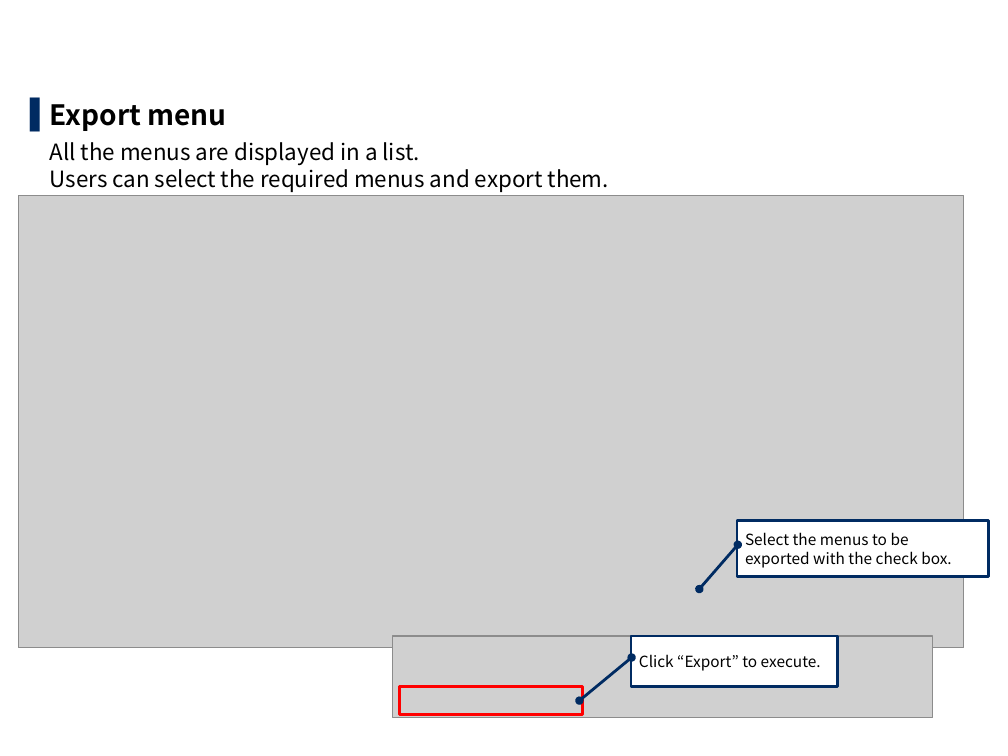
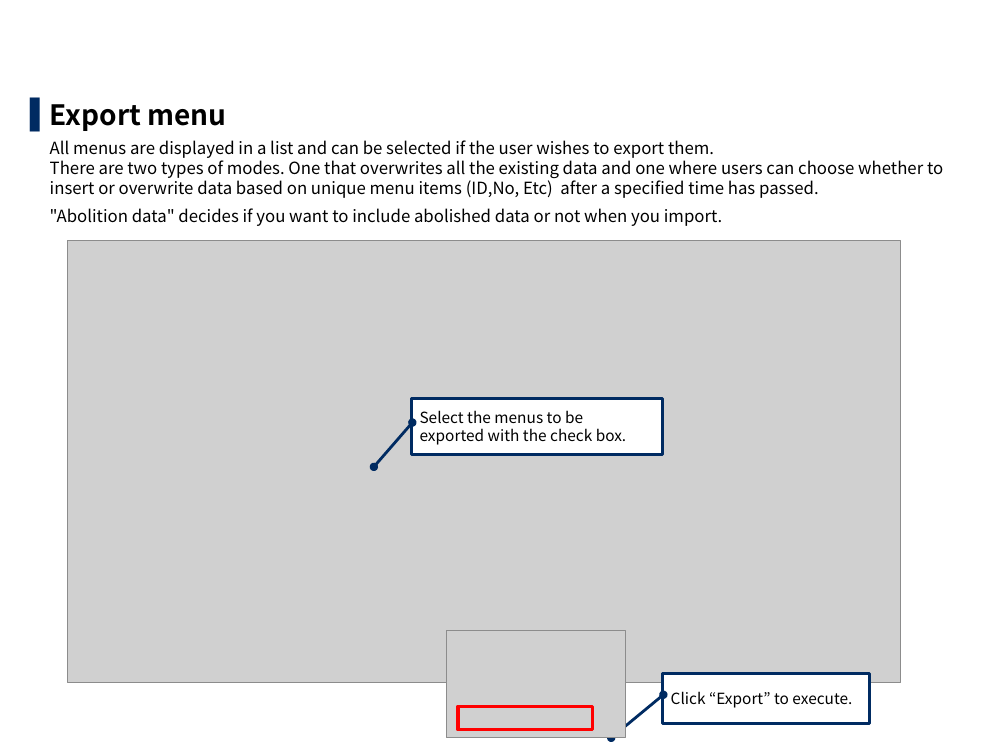
Before and after one commit to exastro-suite/it-automation-docs, a slide deck: slide 10 of asset/Learn/ITA-export-import_classroom_lecture_en.pptx (slide 14 before the commit). Drawn at 1008x756 pixels with LibreOffice and Linux fonts; fonts in the diff are those of the drawing; grey boxes stand for pictures; background and template pictures are left out. Boxes give left, top, right and bottom in pixels: in the first picture for what was removed or moved away, otherwise in the second. Text is boxed around its words. In the diff, an @@ line names an element or a change of style, - is before the commit and + after.

```diff
--- a/asset/Learn/ITA-export-import_classroom_lecture_en.pptx
+++ b/asset/Learn/ITA-export-import_classroom_lecture_en.pptx
@@ text at box(50, 140, 943, 226): text changed; size 16 to 12 pt @@
-  All the menus are displayed in a list.
-  Users can select the required menus and export them.
+  All menus are displayed in a list and can be selected if the user wishes to export them.
+  There are two types of modes. One that overwrites all the existing data and one where users can choose whether to insert or overwrite data based on unique menu items (ID,No, Etc) after a specified time has passed.
+  "Abolition data" decides if you want to include abolished data or not when you import.
@@ picture: place and size @@
-picture at box(18, 196, 964, 648)
+picture at box(68, 241, 901, 682)
@@ border callout "Select the menus to be": place and size @@
-border callout "Select the menus to be" at box(737, 521, 988, 577)
+border callout "Select the menus to be" at box(411, 399, 662, 455)
@@ picture removed at box(393, 636, 933, 718) @@
@@ picture added at box(447, 631, 625, 738) @@
@@ border callout "Click “Export” to execute.": place and size @@
-border callout "Click “Export” to execute." at box(631, 636, 838, 686)
+border callout "Click “Export” to execute." at box(663, 673, 870, 724)
@@ rectangle: place and size @@
-rectangle at box(400, 686, 583, 715)
+rectangle at box(458, 707, 593, 731)
```
Also in this commit, not shown: 9 other slides changed, 7 slides removed, 5 other files.
